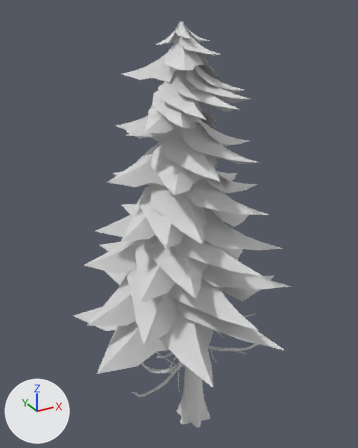
The glTF model godot/world3d/assets/trees/fir_a_lod0.glb as it was, and as the next commit left it.
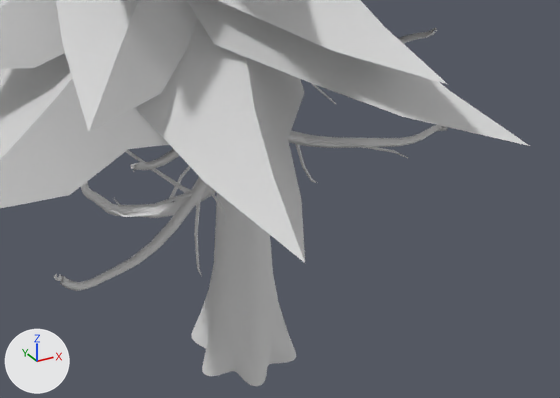
Each version appears first whole from a 50 mm lens placed at (-5.49, -9.13, 10.27), pointed at (-0.13, 0.61, 5.4), and next in a close-up on the part from 32% to 82% of the width and 68% to 96% of the height. Lighting does not change. The marker at lower left points along +X, +Y and +Z. The older version's two pictures come first. Vertices at exactly the same position are counted once.

In view in the first close-up: 'Pine_4'.
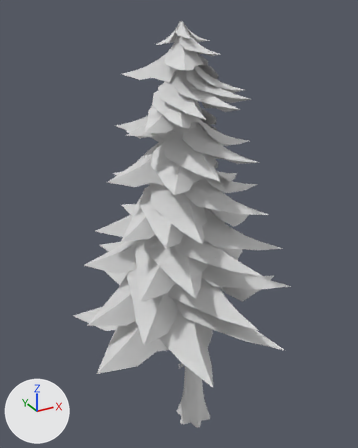
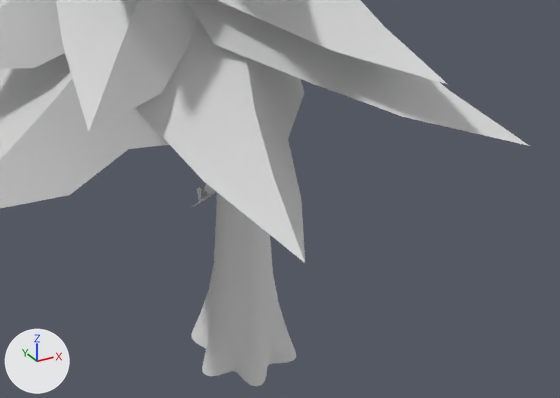
Pixel boxes [x1, y1, x2, y2] of what changed, in the close-ups (560 x 398 px):
part 1 of me_pine_4, deleted
    before: [111, 138, 408, 225]
part 2 of me_pine_4, deleted
    before: [54, 28, 448, 291]

What the commit changed:
me_pine_4 is used by ob_pine_4; location (0.0, 0.0, 0.0).
me_pine_4 had 2168 vertices, 3123 faces and spanned x -2.87..2.93, y -2.42..2.95, z -0.24..10.0.
me_pine_4 now has 1543 vertices, 2039 faces and spans x -2.87..2.93, y -2.42..2.95, z -0.24..10.0.
me_pine_4 part 1: 10 loose pieces with 275 vertices, spanning x -1.34..1.19, y -0.84..1.2, z 0.76..2.45, are deleted.
me_pine_4 part 2: 350 vertices removed from x -1.97..1.98, y -0.65..1.98, z 0.53..3.0.
